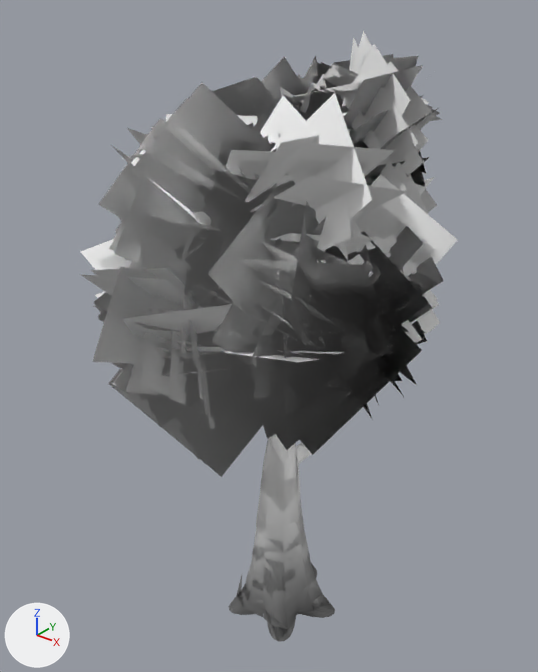
A saved change to the glTF model world/spring_court/wider/assets/trees/lod/CommonTree_5.glb.
Rendered twice from a 50 mm camera at (4.57, -6.0, 7.34) aimed at (-0.27, 0.06, 3.58). Every picture has the same lights, and +X, +Y and +Z are marked at lower left. The picture after the commit comes second. Vertices at exactly the same position are counted once.

Objects in the first picture: 'mid', 'near'.
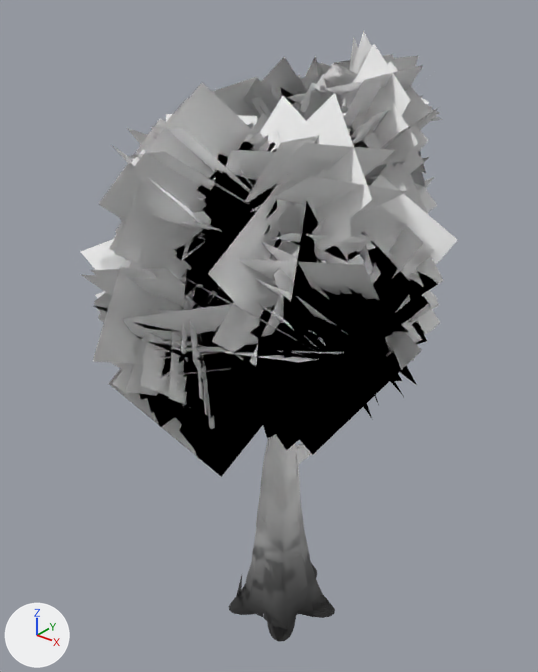
Boxes (x1, y1, x2, y2) around the edits, measured in the pictures (538 x 672 px):
part 1 of me_mid, recoloured
    both: (236, 438, 322, 629)
part 2 of me_mid, recoloured
    both: (82, 44, 457, 477)
part 3 of me_near, recoloured (darker)
    both: (229, 434, 335, 641)
part 4 of me_near, recoloured
    both: (94, 38, 436, 453)

The change, as a diff of the scene's bpy script:
```diff
--- a/world/spring_court/wider/assets/trees/lod/CommonTree_5.glb.py
+++ b/world/spring_court/wider/assets/trees/lod/CommonTree_5.glb.py
@@ mat_leaves_normaltree @@
+mat_leaves_normaltree = bpy.data.materials.new('Leaves_NormalTree')
+mat_leaves_normaltree.use_nodes = True; mat_leaves_normaltree.node_tree.nodes.clear()
+_N = mat_leaves_normaltree.node_tree.nodes; _L = mat_leaves_normaltree.node_tree.links
+n0 = _N.new('ShaderNodeBsdfPrincipled'); n0.name = 'Principled BSDF'
+n0.inputs[1].default_value = 1.0  # 'Metallic'
+n0.inputs[2].default_value = 1.0  # 'Roughness'
+n1 = _N.new('ShaderNodeOutputMaterial'); n1.name = 'Material Output'
+n2 = _N.new('ShaderNodeVertexColor'); n2.name = 'Color Attribute'
+_L.new(n0.outputs[0], n1.inputs[0])  # 'BSDF' to 'Surface'
+_L.new(n2.outputs[0], n0.inputs[0])  # 'Color' to 'Base Color'
@@ mat_bark_normaltree @@
+mat_bark_normaltree = bpy.data.materials.new('Bark_NormalTree')
+mat_bark_normaltree.use_nodes = True; mat_bark_normaltree.node_tree.nodes.clear()
+_N = mat_bark_normaltree.node_tree.nodes; _L = mat_bark_normaltree.node_tree.links
+n0 = _N.new('ShaderNodeBsdfPrincipled'); n0.name = 'Principled BSDF'
+n0.inputs[1].default_value = 1.0  # 'Metallic'
+n0.inputs[2].default_value = 1.0  # 'Roughness'
+n1 = _N.new('ShaderNodeOutputMaterial'); n1.name = 'Material Output'
+n2 = _N.new('ShaderNodeVertexColor'); n2.name = 'Color Attribute'
+_L.new(n0.outputs[0], n1.inputs[0])  # 'BSDF' to 'Surface'
+_L.new(n2.outputs[0], n0.inputs[0])  # 'Color' to 'Base Color'
@@ me_mid @@
 me_mid.from_pydata(...)  # 1952 vertices, 1200 faces; spans x -2.04..1.95, y -2.3..2.38, z -0.29..6.82
 # used by ob_mid; location = (0.0, 0.0, 0.0)
+# me_mid part 1: 420 of the faces centred in x -0.64..0.85, y -0.74..0.87, z -0.22..4.92 switch from mat_defaultmaterial to mat_bark_normaltree
+# me_mid part 2: 780 of the faces centred in x -1.44..1.39, y -1.46..1.72, z 2.77..6.32 switch from mat_defaultmaterial to mat_leaves_normaltree
@@ me_near @@
 me_near.from_pydata(...)  # 3600 vertices, 3182 faces; spans x -1.91..1.76, y -2.06..2.16, z -0.24..6.76
 # used by ob_near; location = (0.0, 0.0, 0.0)
+# me_near part 3: 1882 of the faces centred in x -0.89..0.9, y -0.8..0.92, z -0.21..5.45 switch from mat_defaultmaterial_001 to mat_bark_normaltree
+# me_near part 4: 1300 of the faces centred in x -1.41..1.33, y -1.48..1.65, z 2.84..6.26 switch from mat_defaultmaterial_001 to mat_leaves_normaltree
```
